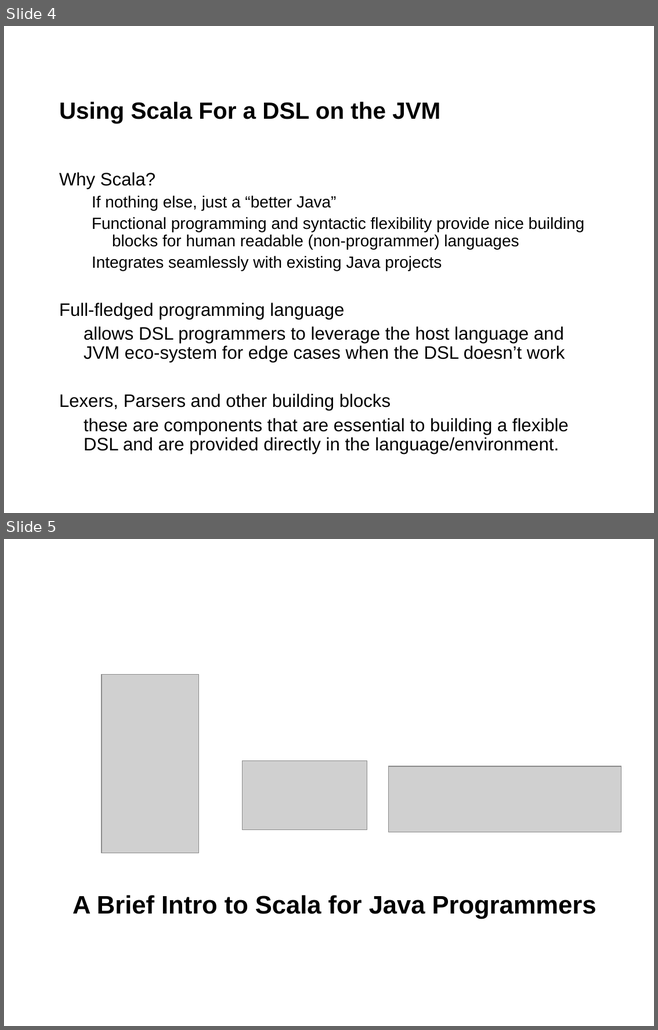
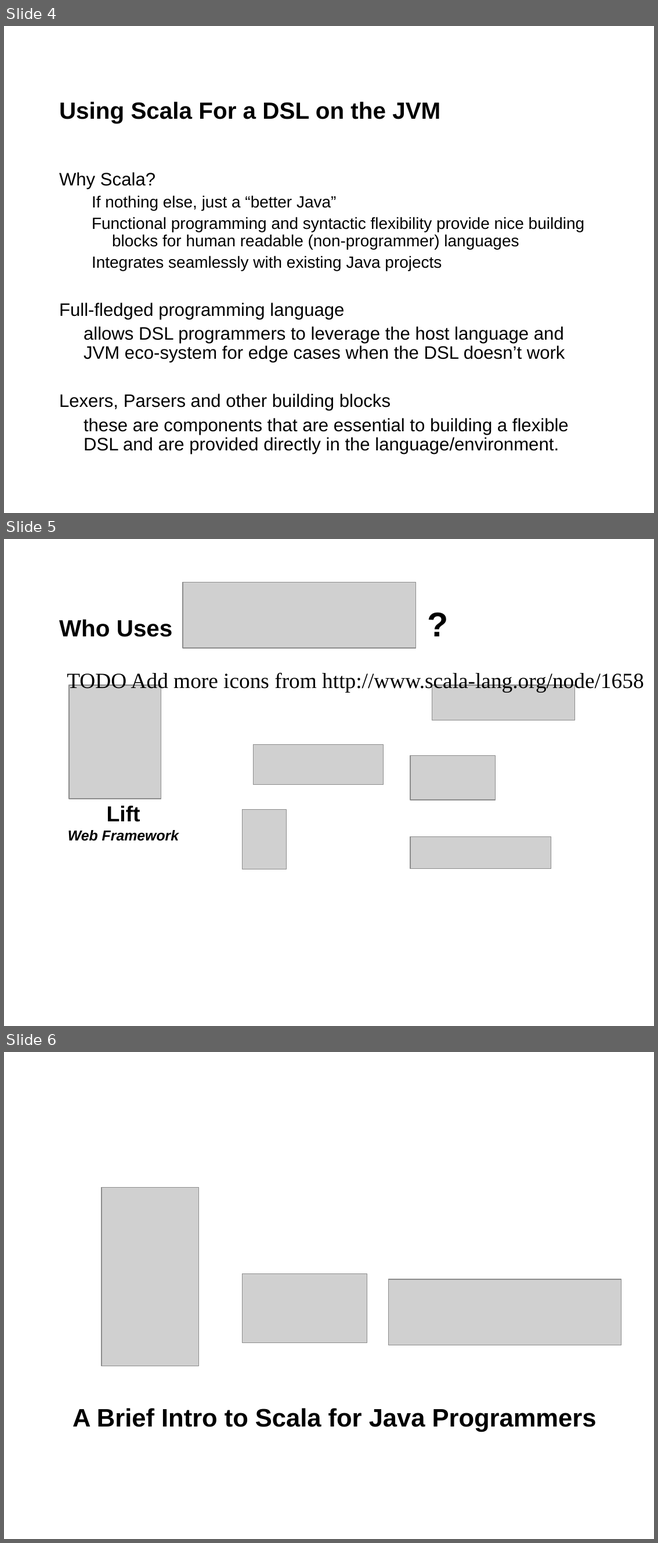
Before and after one commit to jgoodsen/agile2010, a slide deck: 03-scala.ppt. Shown one above the other, each under a label of ours: slides 4 and 5 before the commit, slides 4, 5 and 6 after it. The pictures are 658x1030 and 658x1543 pixels, drawn with LibreOffice and Linux fonts; fonts in the diff are those of the drawing; grey boxes stand for pictures; background and template pictures are left out. Boxes give left, top, right and bottom in pixels: in the first picture for what was removed or moved away, otherwise in the second. Text is boxed around its words. In the diff, an @@ line names an element or a change of style, - is before the commit and + after.

```diff
--- a/03-scala.ppt
+++ b/03-scala.ppt
@@ slide 5 added at [4,539,654,1026], background #FFFFFF @@
@@ picture added at [183,583,415,648] @@
@@ title added at [59,619,173,637], 26 pt, text #000000, bold @@
+Who Uses ?
@@ text added at [67,671,643,692], 24 pt, text #000000 @@
+TODO Add more icons from http://www.scala-lang.org/node/1658
@@ picture added at [69,685,161,799] @@
@@ picture added at [431,685,574,720] @@
@@ picture added at [253,745,383,784] @@
@@ picture added at [410,755,495,800] @@
@@ text added at [68,806,179,841], 16 pt, text #000000, bold, italic @@
+Lift
+Web Framework
@@ picture added at [242,810,286,870] @@
@@ picture added at [410,837,551,868] @@
@@ what was slide 5 is now slide 6 @@
```
Also in this commit, not shown: 2 slides changed, 3 other files.
